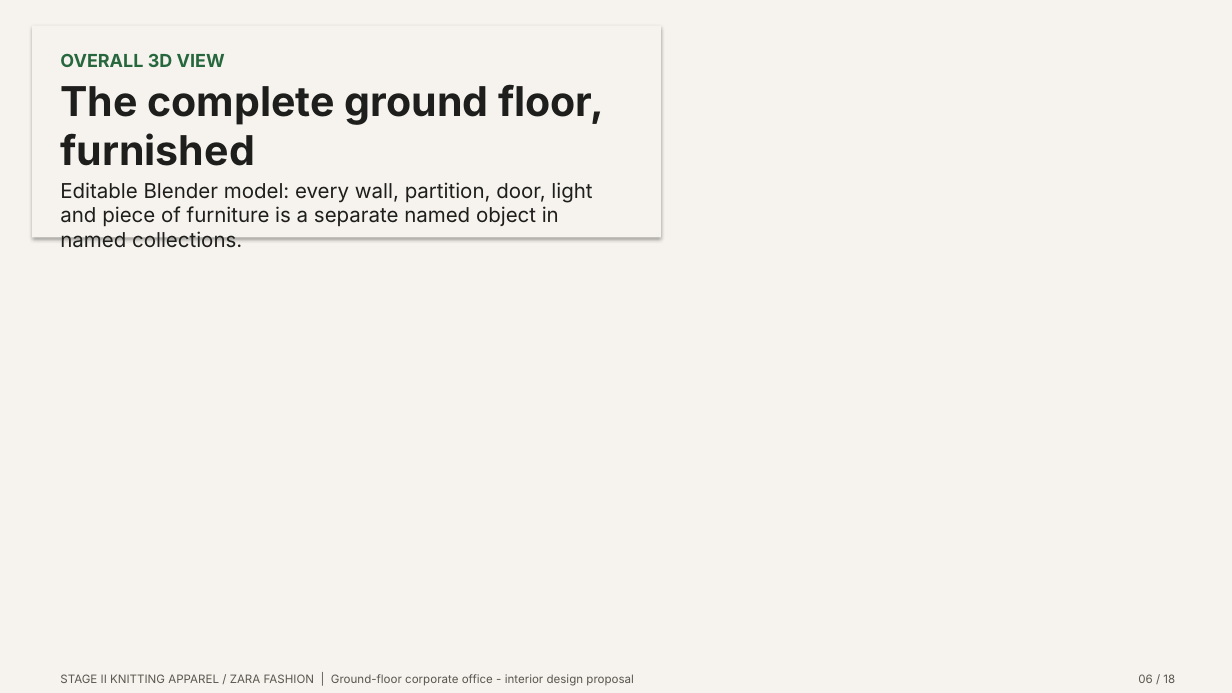
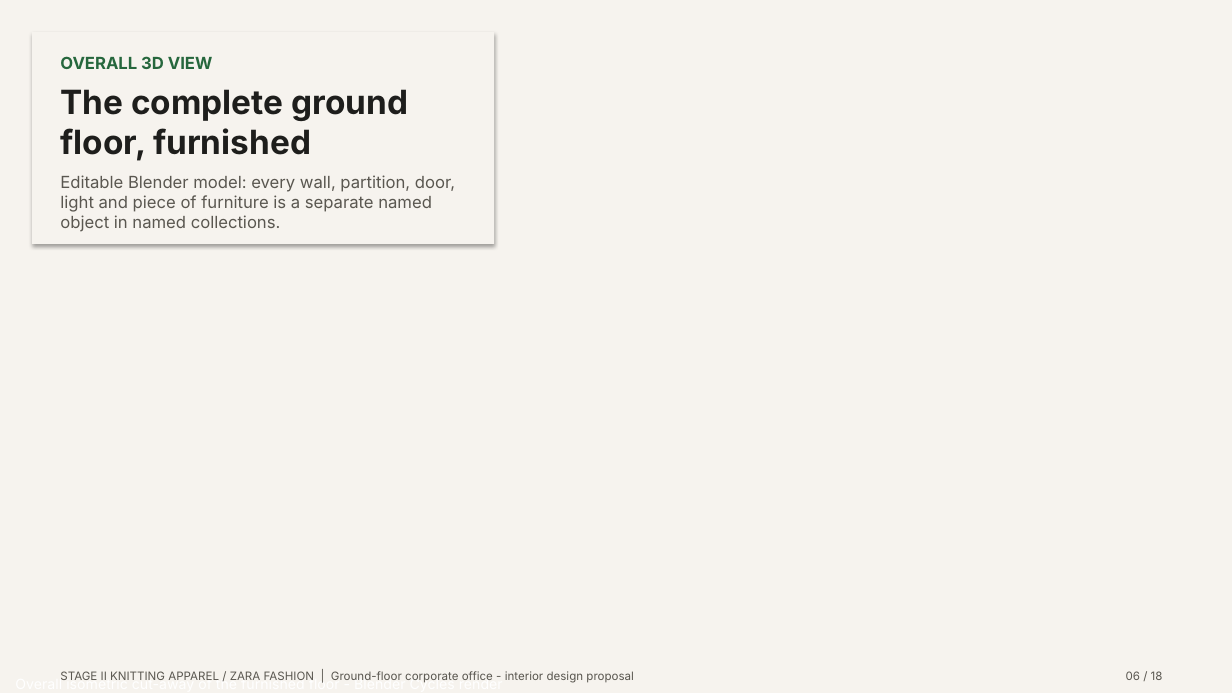
Before and after one commit to i-m-r-a-n/Practice01, a slide deck: slide 6 of GARMENT_OFFICE_FINAL_PRESENTATION/03_PRESENTATION/Garment_Office_Design_Pitch.pptx. Drawn at 1232x693 pixels with LibreOffice and Linux fonts; fonts in the diff are those of the drawing; background and template pictures are left out. Boxes give left, top, right and bottom in pixels: in the first picture for what was removed or moved away, otherwise in the second. Text is boxed around its words. In the diff, an @@ line names an element or a change of style, - is before the commit and + after.

```diff
--- a/GARMENT_OFFICE_FINAL_PRESENTATION/03_PRESENTATION/Garment_Office_Design_Pitch.pptx
+++ b/GARMENT_OFFICE_FINAL_PRESENTATION/03_PRESENTATION/Garment_Office_Design_Pitch.pptx
@@ rectangle: place and size @@
-rectangle at box(32, 26, 662, 238)
+rectangle at box(32, 32, 494, 244)
@@ text "OVERALL 3D VIEW" at box(60, 56, 212, 69): size 14 to 13 pt @@
@@ text "The complete ground floor, furnished" at box(60, 89, 408, 161): size 32 to 26 pt @@
@@ text "Editable Blender model: every wall, ...": place and size @@
-text "Editable Blender model: every wall, ..." at box(60, 182, 592, 248)
+text "Editable Blender model: every wall, ..." at box(60, 175, 455, 232)
@@ text "Editable Blender model: every wall, ..." at box(60, 175, 455, 232): size 16 to 13 pt, text colour #1E1E1C to #5A5750 @@
@@ text added at box(15, 677, 503, 683), 11 pt, text #FFFFFF @@
+Overall isometric cut-away of the furnished floor - Blender Cycles render
@@ text "06 / 18": place and size @@
-text "06 / 18" at box(1138, 674, 1175, 683)
+text "06 / 18" at box(1126, 671, 1163, 680)
```
Also in this commit, not shown: 17 other slides changed, 40 other files.
